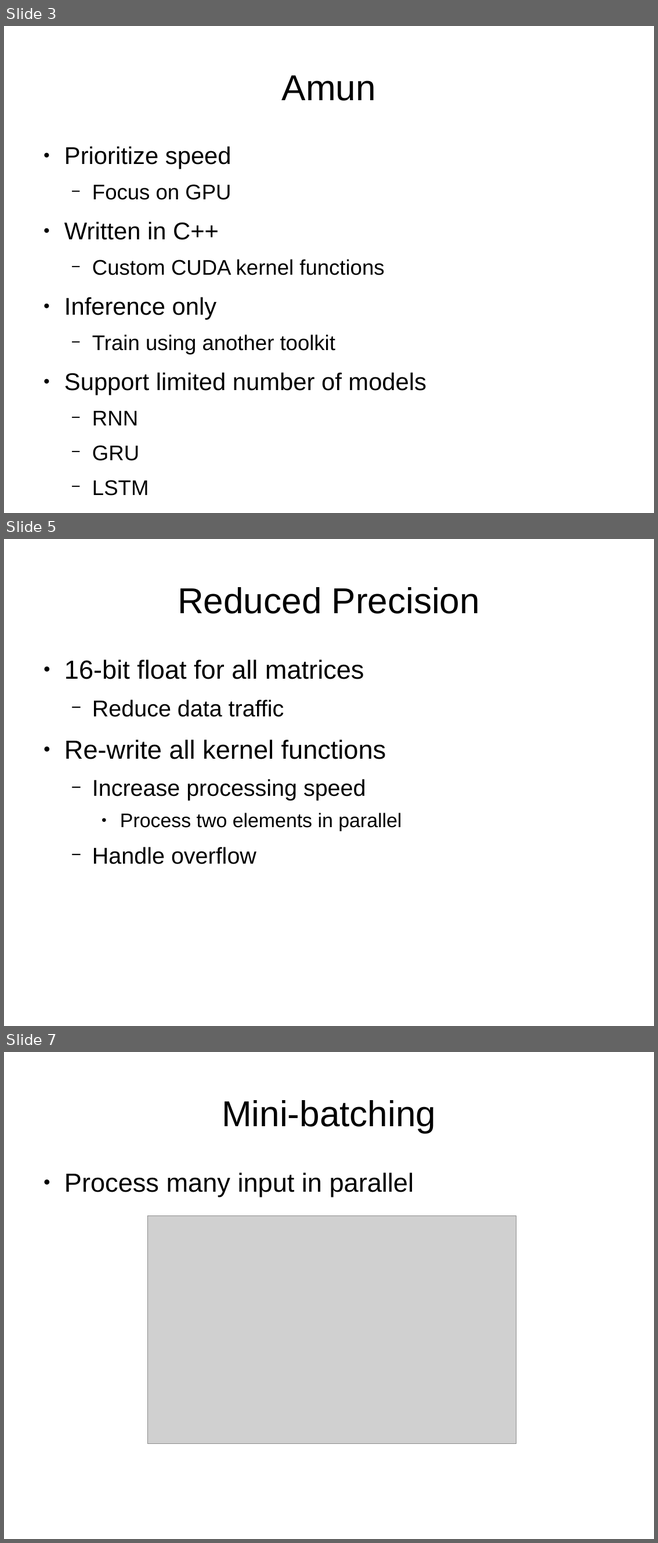
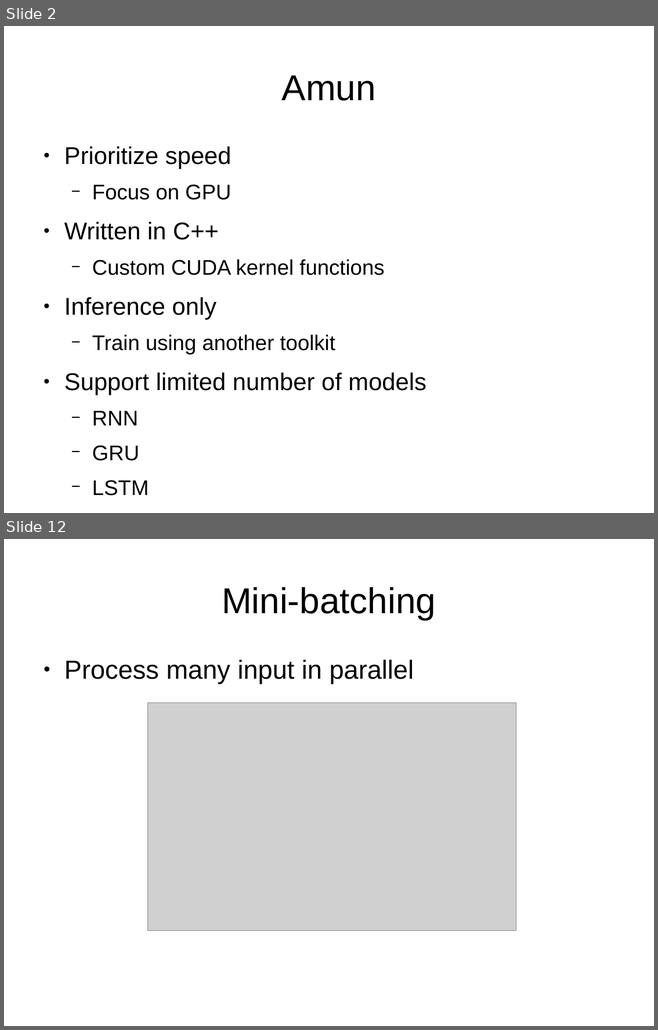
Before and after one commit to hieuhoang/papers, a slide deck: ms.2019/nmt.odp. Shown one above the other, each under a label of ours: slides 3, 5 and 7 before the commit, slides 2 and 12 after it; the slides between them are not shown. The pictures are 658x1543 and 658x1030 pixels, drawn with LibreOffice and Linux fonts; fonts in the diff are those of the drawing; grey boxes stand for pictures. Boxes give left, top, right and bottom in pixels: in the first picture for what was removed or moved away, otherwise in the second. Text is boxed around its words. In the diff, an @@ line names an element or a change of style, - is before the commit and + after.

```diff
--- a/ms.2019/nmt.odp
+++ b/ms.2019/nmt.odp
@@ slide 5 removed at [4,539,654,1026], background #FFFFFF @@
@@ title removed at [177,587,480,614] @@
-Reduced Precision
@@ text removed at [64,660,401,864] @@
-● 16-bit float for all matrices
-  − Reduce data traffic
-● Re-write all kernel functions
-  − Increase processing speed
-    ● Process two elements in parallel
-  − Handle overflow
@@ what was slide 3 is now slide 2 @@
@@ what was slide 7 is now slide 12 @@
```
Also in this commit, not shown: 5 slides changed, 1 slide added, 2 other slides removed.
